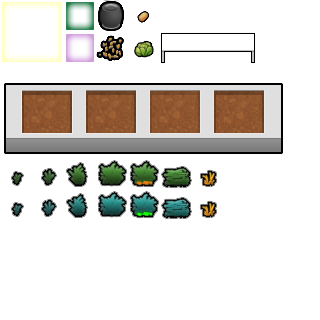
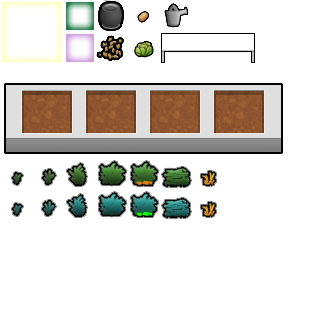
Before/after of a 320×320 layered artwork. What changed in the layer stack:
added group "Watering Can" with 2 layers above "Table" over [165, 4, 187, 27]
added layer "Layer 16" (19%) in group "Watering Can" over [166, 4, 187, 12]
added layer "Layer 15" in group "Watering Can" over [165, 4, 187, 27]
